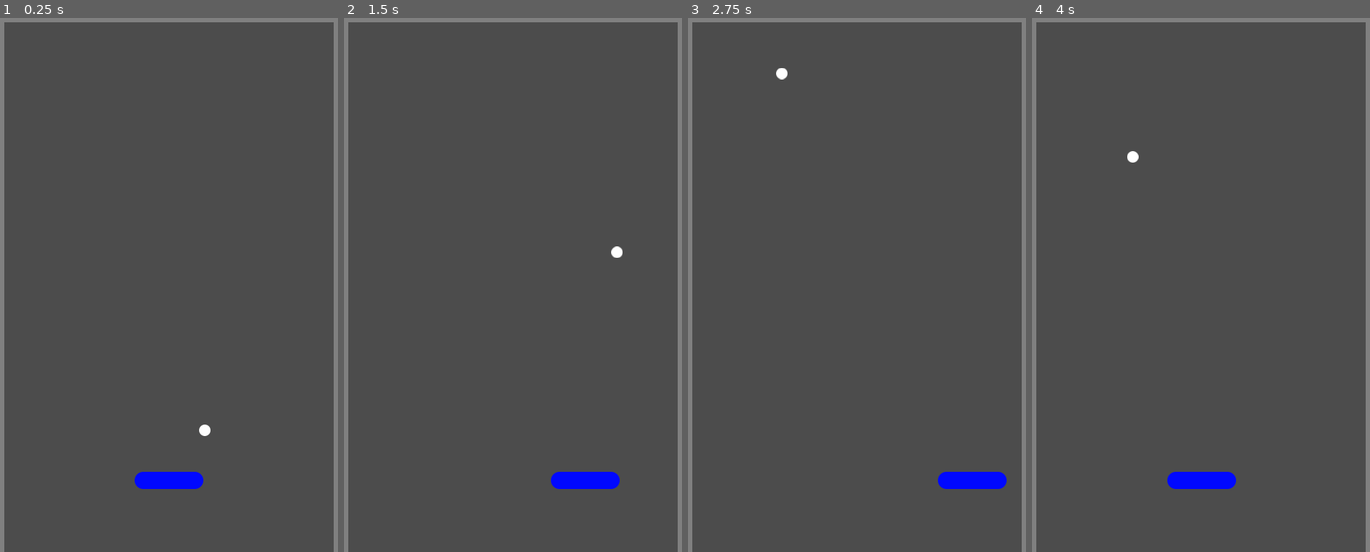
Above: before the commit, frames 1-4 (left to right).
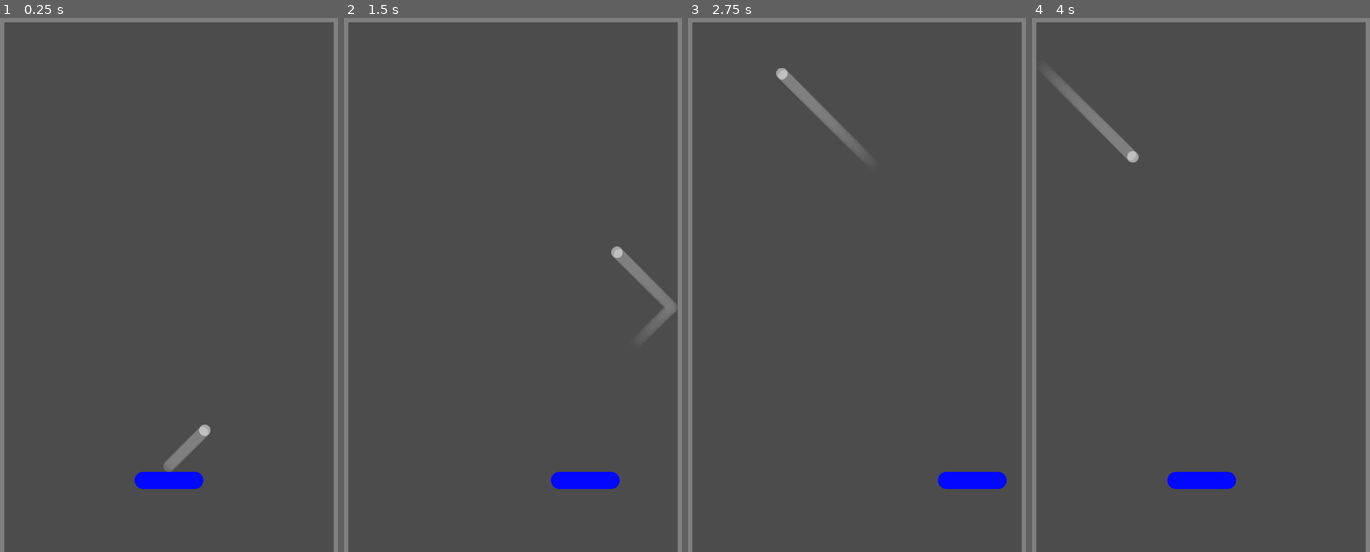
Above: after the commit, the same moments.

Repository: vivisuke/GodotBreak
Game: Godot game, scene res://MainScene.tscn
Two runs of this game, one before a commit and one after it. Both use one fixed random seed, a clock stepped at 60 frames per second and the inputs below.
Inputs:
- Up to frame 1 (0.25 s): no input
- Up to frame 2 (1.5 s): tap Enter at 0.5 s; hold Right (ui_right) 0.53-1.28 s; hold Left (ui_left) from 1.28 s (still down)
- Up to frame 3 (2.75 s): release Left (ui_left) at 2.03 s; hold Right (ui_right) from 2.03 s (still down)
- Up to frame 4 (4 s): release Right (ui_right) at 3.53 s; hold Left (ui_left) from 3.53 s (still down)

The runs differ from the first frame. In frame 1, 0.4% of the frame differs, in the area x 48-63%, y 76-85%; in frame 2, 0.7%; in frame 3, 0.7%; in frame 4, 0.7%, in the area x 5-32%, y 10-28%.

Commit message:
0008 ◎ C 05/01 05/01 0.001│ToDo│ボール移動軌跡表示

Diff:
--- a/GodotBreak/Ball.tscn
+++ b/GodotBreak/Ball.tscn
@@ -8,6 +8,7 @@
 [node name="Ball" type="KinematicBody2D"]
 
 [node name="Sprite" type="Sprite" parent="."]
+modulate = Color( 1, 1, 1, 0.501961 )
 texture = ExtResource( 1 )
 
 [node name="CollisionShape2D" type="CollisionShape2D" parent="."]
--- /dev/null
+++ b/GodotBreak/BallTail.tscn
@@ -0,0 +1,6 @@
+[gd_scene load_steps=2 format=2]
+
+[ext_resource path="res://images/Ball_gray16x16.png" type="Texture" id=1]
+
+[node name="BallTail" type="Sprite"]
+texture = ExtResource( 1 )
--- a/GodotBreak/MainScene.gd
+++ b/GodotBreak/MainScene.gd
@@ -1,10 +1,14 @@
 extends Node2D
 
+const SCREEN_WIDTH = 500
+const SCREEN_HEIGHT = 800
 const PAD_MOVE_UNIT = 400
 
 var pause : bool = false
 var vel = Vector2(200, -200)	# 右上方向
+var btQueue = []
 
+var BallTail = load("res://BallTail.tscn")
 
 func _ready():
 	pass
@@ -18,6 +22,15 @@
 		$Pad.move_and_collide(Vector2(dx*PAD_MOVE_UNIT, 0) * delta)
 	if pause:
 		return
+	var bt = BallTail.instance()
+	bt.position = $Ball.position
+	bt.modulate.a = 1.0
+	add_child(bt)
+	btQueue.push_back(bt)
+	for b in btQueue:
+		b.modulate.a -= 0.025
+	while btQueue[0].modulate.a <= 0:
+		btQueue.pop_front()
 	var collide = $Ball.move_and_collide(vel*delta)
 	if collide != null:
 		print(collide.collider.name)
--- a/GodotBreak/MainScene.tscn
+++ b/GodotBreak/MainScene.tscn
@@ -84,3 +84,4 @@
 
 [node name="Ball" parent="." instance=ExtResource( 1 )]
 position = Vector2( 250, 680 )
+z_index = 1
Binary file added: GodotBreak/images/Ball_gray16x16.png
Not shown, added: GodotBreak/images/Ball_gray16x16.png.import
Not shown, changed: GodotBreak.spr
Not shown, added: GodotBreak/images/Ball_gray16x16.mdp
